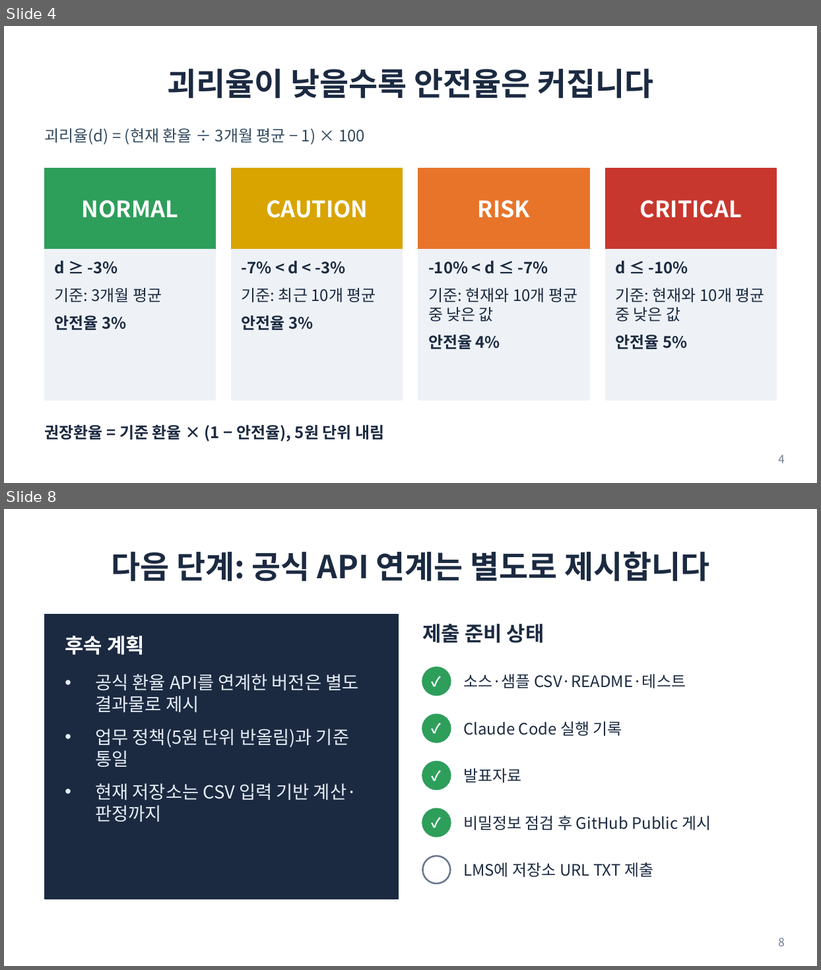
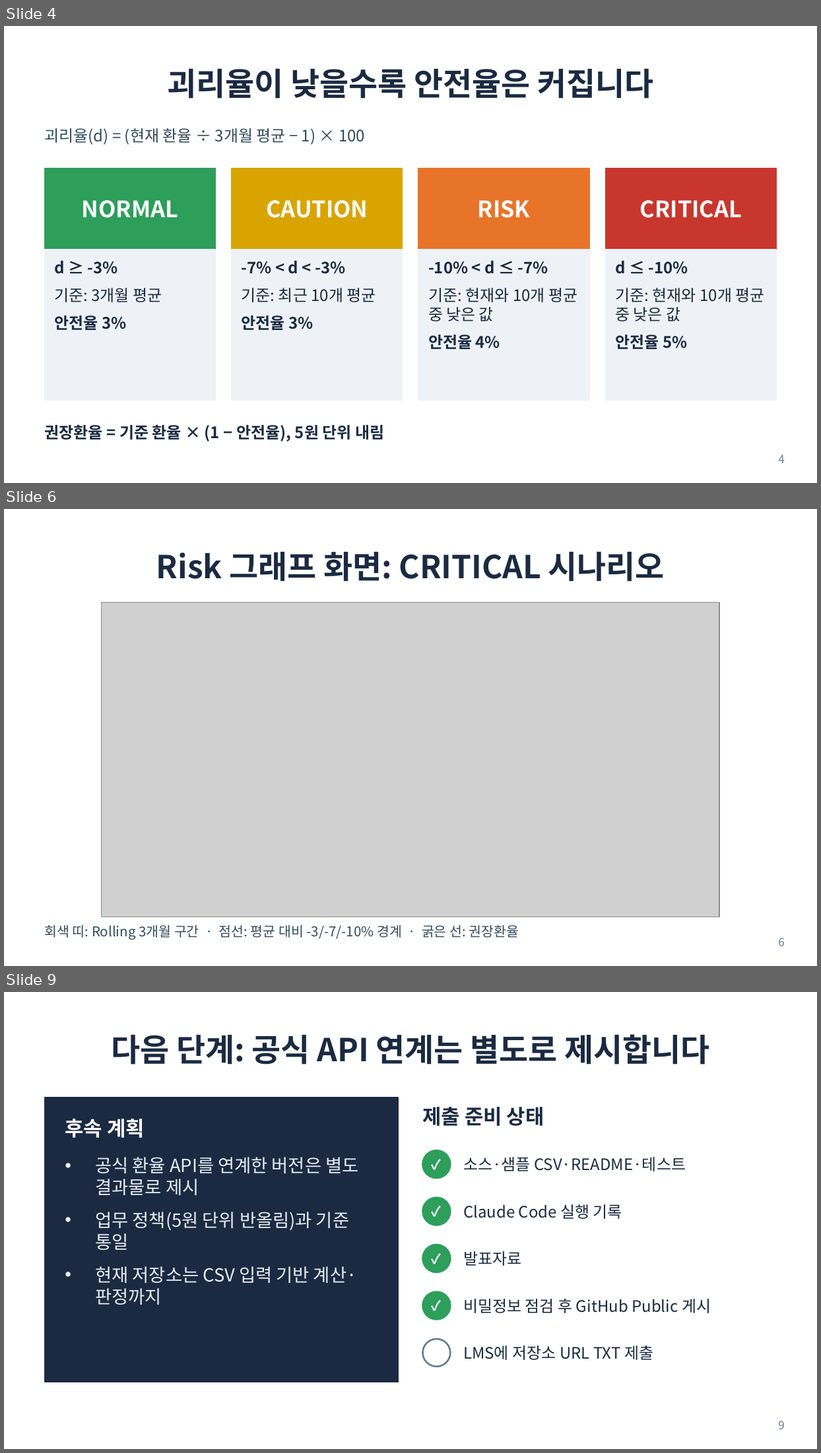
Before and after one commit to K-BluePort/KExRate_Risk, a slide deck: docs/presentation.pptx. Shown one above the other, each under a label of ours: slides 4 and 8 before the commit, slides 4, 6 and 9 after it; the slides between them are not shown. The pictures are 821x970 and 821x1453 pixels, drawn with LibreOffice and Linux fonts; fonts in the diff are those of the drawing; grey boxes stand for pictures. Boxes give left, top, right and bottom in pixels: in the first picture for what was removed or moved away, otherwise in the second. Text is boxed around its words. In the diff, an @@ line names an element or a change of style, - is before the commit and + after.

```diff
--- a/docs/presentation.pptx
+++ b/docs/presentation.pptx
@@ slide 6 added at <box>4,509,817,966</box>, background #FFFFFF @@
@@ title added at <box>156,551,665,582</box>, 28 pt, text #1B2A41, bold @@
+Risk 그래프 화면: CRITICAL 시나리오
@@ picture added at <box>102,603,719,917</box> @@
@@ text added at <box>45,925,519,940</box>, 12 pt, text #324A5F @@
+회색 띠: Rolling 3개월 구간 · 점선: 평균 대비 -3/-7/-10% 경계 · 굵은 선: 권장환율
@@ page number added at <box>778,938,785,947</box>, 10 pt, text #6B7A8F @@
+6
@@ what was slide 8 is now slide 9 @@
@@ page number at <box>778,1421,785,1430</box>: text changed @@
-8
+9
```
Also in this commit, not shown: 2 slides changed, 3 other files.
